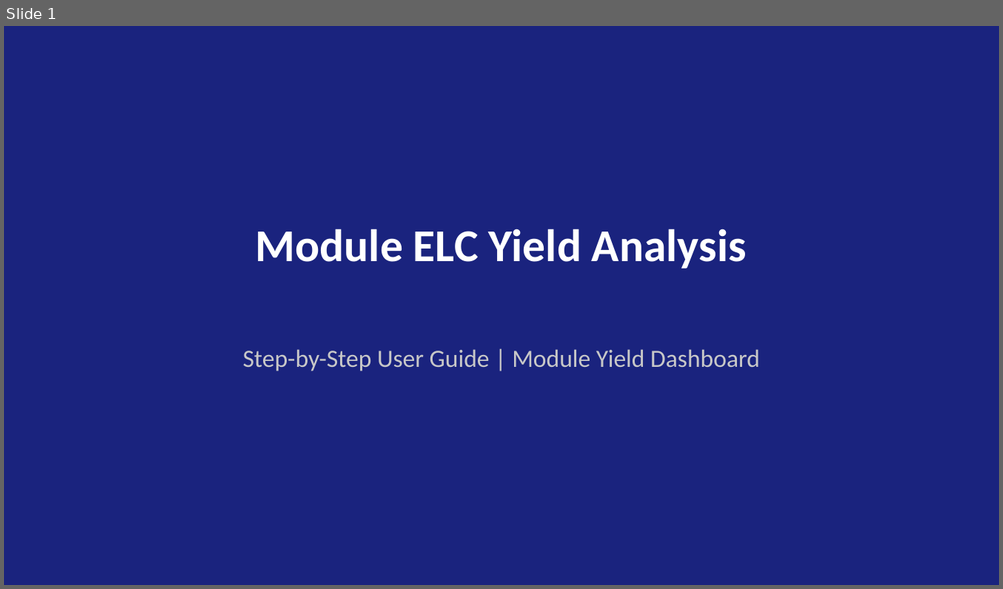
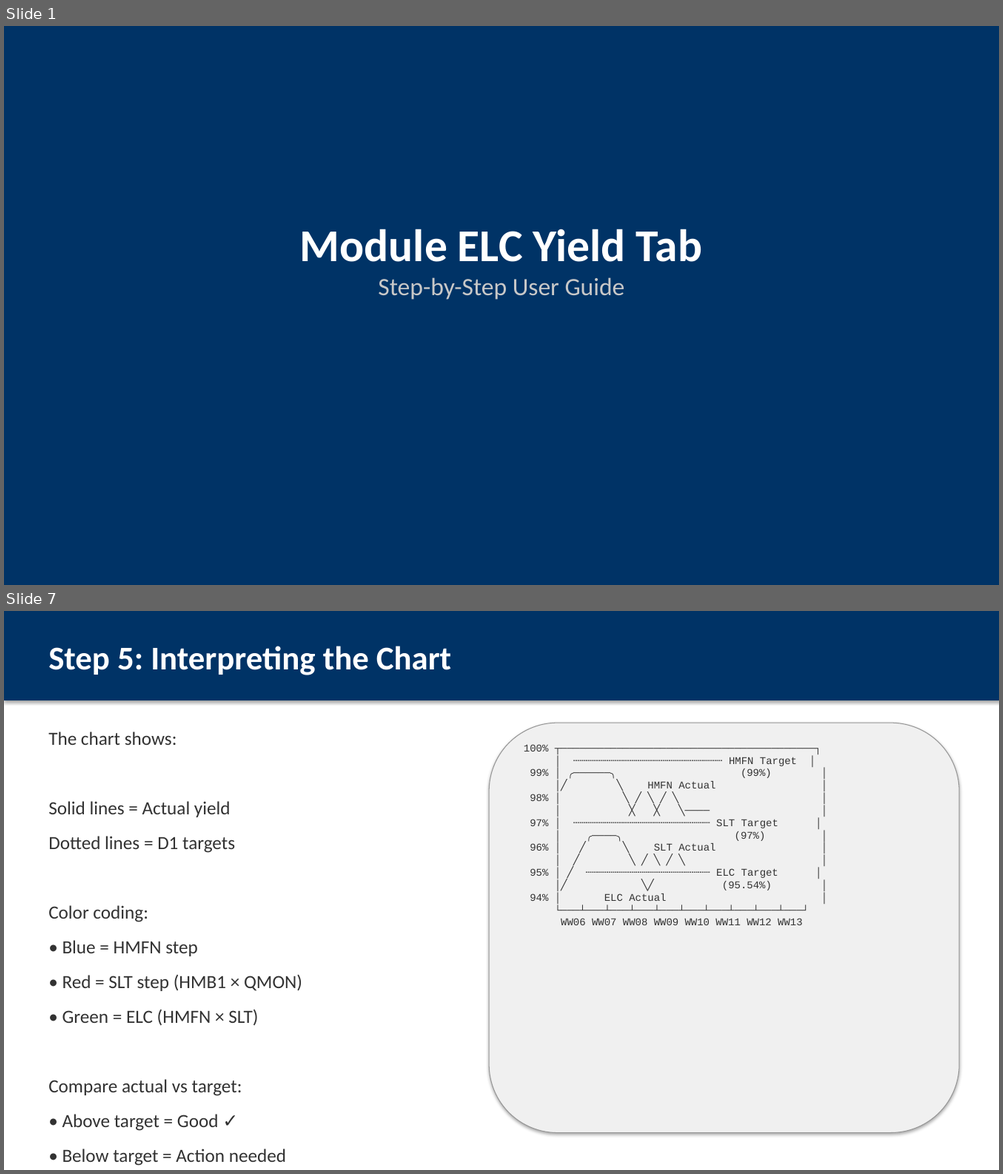
Before and after one commit to ASEGARAN/MODULE_YIELD_DASHBOARD, a slide deck: Module_ELC_Yield_User_Guide.pptx. Shown one above the other, each under a label of ours: slide 1 before the commit, slides 1 and 7 after it; the slides between them are not shown. The pictures are 1003x589 and 1003x1174 pixels, drawn with LibreOffice and Linux fonts; fonts in the diff are those of the drawing. Boxes give left, top, right and bottom in pixels: in the first picture for what was removed or moved away, otherwise in the second. Text is boxed around its words. In the diff, an @@ line names an element or a change of style, - is before the commit and + after.

Commit message:
Enhance Module ELC Yield user guide with ASCII mockups
- 12 slides with embedded visual mockups
- Step-by-step workflow from sidebar to targets
- Warning message explanation
- Available config reference
- Quick reference card
- No external screenshot dependencies

```diff
--- a/Module_ELC_Yield_User_Guide.pptx
+++ b/Module_ELC_Yield_User_Guide.pptx
@@ slide 7 added at (4,611,999,1170), background #FFFFFF @@
@@ rectangle added at (4,611,999,701), fill #003366 @@
@@ text added at (48,646,451,675), 32 pt, text #FFFFFF, bold @@
+Step 5: Interpreting the Chart
@@ text added at (48,732,302,1166), 18 pt, text #323232 @@
+The chart shows:
+Solid lines = Actual yield
+Dotted lines = D1 targets
+Color coding:
+• Blue = HMFN step
+• Red = SLT step (HMB1 × QMON)
+• Green = ELC (HMFN × SLT)
+Compare actual vs target:
+• Above target = Good ✓
+• Below target = Action needed
@@ rounded rectangle added at (489,723,959,1133), fill #F0F0F0, outline #969696 0.75 pt @@
@@ text added at (523,744,802,925), 10 pt, text #323232 @@
+100% ┬─────────────────────────────────────────┐
+│ ┄┄┄┄┄┄┄┄┄┄┄┄┄┄┄┄┄┄┄┄┄┄┄┄ HMFN Target │
+99% │ ╭──────╮ (99%) │
+│╱ ╲ HMFN Actual │
+98% │ ╲ ╱ ╲ ╱ ╲ │
+│ ╳ ╳ ╲──── │
+97% │ ┄┄┄┄┄┄┄┄┄┄┄┄┄┄┄┄┄┄┄┄┄┄ SLT Target │
+│ ╭────╮ (97%) │
+96% │ ╱ ╲ SLT Actual │
+│ ╱ ╲ ╱ ╲ ╱ ╲ │
+95% │ ╱ ┄┄┄┄┄┄┄┄┄┄┄┄┄┄┄┄┄┄┄┄ ELC Target │
+│╱ ╲╱ (95.54%) │
+94% │ ELC Actual │
+└───┴───┴───┴───┴───┴───┴───┴───┴───┴───┘
+WW06 WW07 WW08 WW09 WW10 WW11 WW12 WW13
@@ slide 1 changed as well @@
@@ rectangle at (4,26,999,585): fill #1A237E to #003366 @@
@@ text at (300,229,702,300): text changed; size 44 to 24 pt; text colour #FFFFFF to #C8C8C8; bold off @@
-Module ELC Yield Analysis
+Module ELC Yield Tab
+Step-by-Step User Guide
@@ text removed at (243,349,760,372) @@
-Step-by-Step User Guide | Module Yield Dashboard
```
Also in this commit, not shown: 10 other slides added, 9 slides removed.
